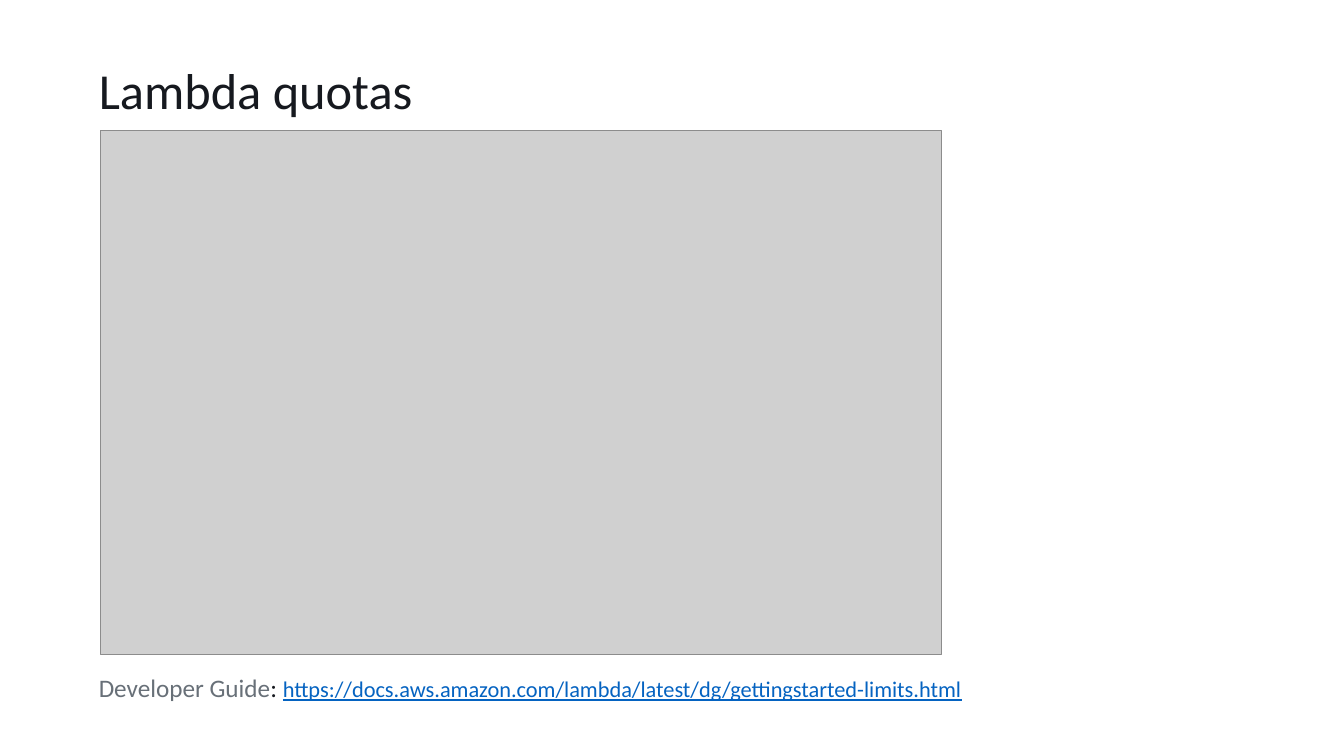
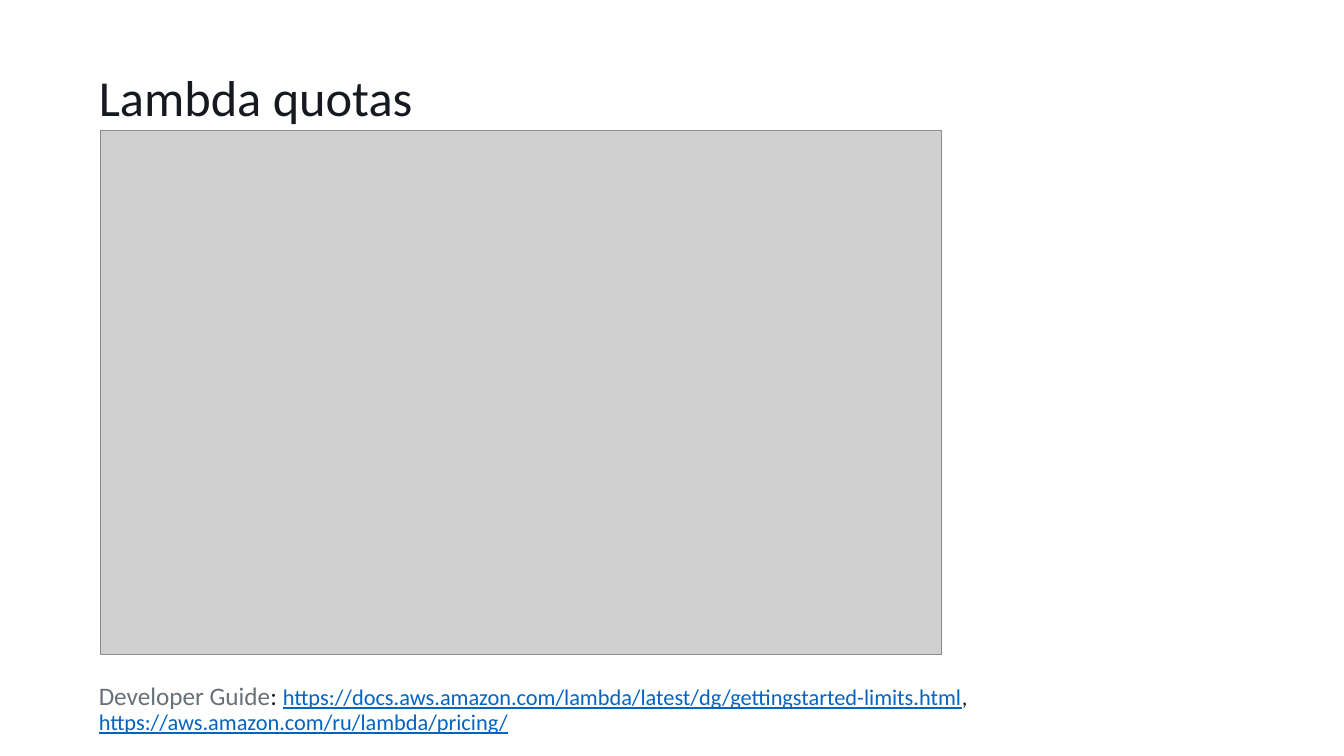
Before and after one commit to OstMutant/AWSLambda, a slide deck: slide 3 of readme.pptx. Drawn at 1344x756 pixels with LibreOffice and Linux fonts; fonts in the diff are those of the drawing; grey boxes stand for pictures. Boxes give left, top, right and bottom in pixels: in the first picture for what was removed or moved away, otherwise in the second. Text is boxed around its words. In the diff, an @@ line names an element or a change of style, - is before the commit and + after.

```diff
--- a/readme.pptx
+++ b/readme.pptx
@@ title at <box>99,81,968,734</box>: text changed @@
-Lambda quotas
-Developer Guide: https://docs.aws.amazon.com/lambda/latest/dg/gettingstarted-limits.html
+Lambda quotas
+Developer Guide: https://docs.aws.amazon.com/lambda/latest/dg/gettingstarted-limits.html, https://aws.amazon.com/ru/lambda/pricing/
```
Also in this commit, not shown: 3 other slides changed, 1 other file.
